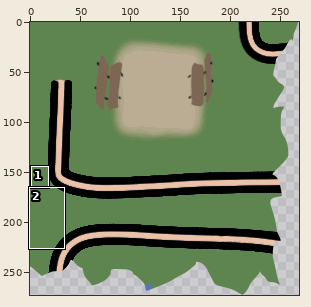
A sprite sheet gets an edit: images/Option1-0.png. The picture above shows the old version from afar; the outline marks the close-up.
Close-up. The starting point:
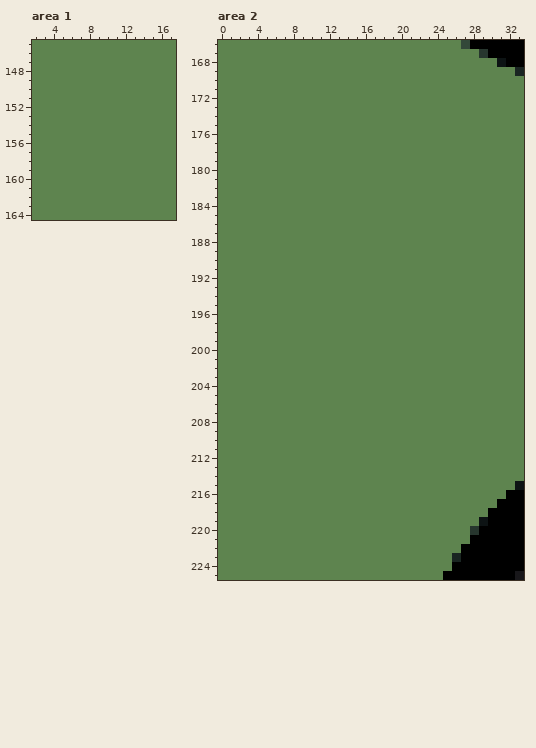
The file is 269x273 pixels. Pixels under 10% opacity are left out. Colours within 5 levels of each other are drawn and written as one. Shown: area 1: x 2..17, y 145..164; area 2: x 0..33, y 166..225. The commit also changed other parts of the picture, which this record leaves out.
After the commit:
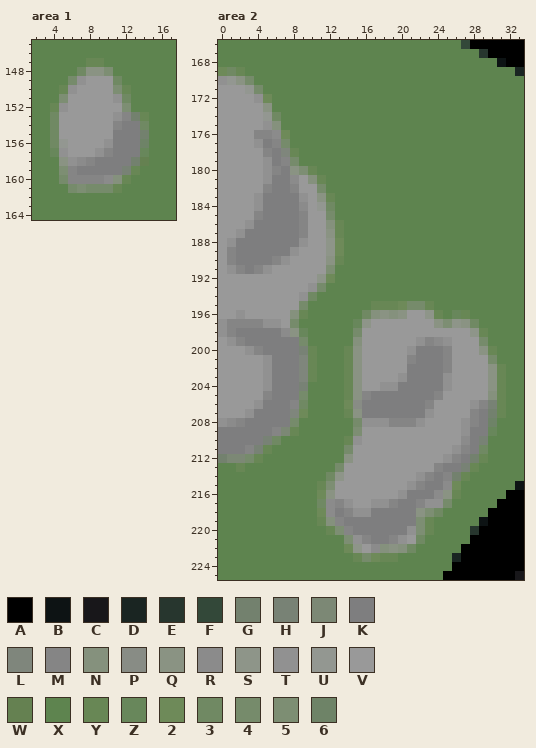
Palette (. is transparent): A #000000  B #0d1314  C #18171a  D #1a2522  E #27362e  F #334839  G #73816e  H #788275  J #7c8875  K #7e7e7f  L #7f867c  M #858585  N #85917d  P #888c85  Q #8a9383  R #8b8b8b  S #8e9589  T #919191  U #939791  V #999999  W #658151  X #5e844f  Y #688755  Z #68875b  2 #6e8a59  3 #708963  4 #768b6b  5 #7d8e73  6 #6e8367
The edit:
Changed rows in their new state; - is an unchanged pixel.
Area 1:
first column x 4:
147 ----YY-----
148 ---3QQ5----
149 --4TVVV3---
150 -YTVVVV5Y--
151 -5VVVVVT3--
152 YTVVVVVV5--
153 3VVVVVVTMGY
154 3VVVVVVMKK3
155 3VVVVVVKKKG
156 3UVVVVTKKK6
157 ZTVVVTMKKKZ
158 -QTRMKKKKGW
159 -5MKKKKKHY-
160 -4MMMMRNY--
161 --45444Y---
Area 2:
first column x 0:
169 23Y-----------------------------
170 TUQ4----------------------------
171 VVVU4---------------------------
172 VVVVT2--------------------------
173 VVVVVQ--------------------------
174 VVVVVU3-------------------------
175 VVVVVTN-------------------------
176 VVVVMMR2------------------------
177 VVVVTKM4------------------------
178 VVVVVMKLY-----------------------
179 VVVVVTKM4-----------------------
180 VVVVVTMKQ5Y---------------------
181 VVVVVTKKRVNY--------------------
182 VVVVVMKKMVV4--------------------
183 VVVVTKKKKTVQY-------------------
184 VVVVTKKKKRVU3-------------------
185 VVVVMKKKKMVV4-------------------
186 VVVTKKKKKMVVNY------------------
187 VVTKKKKKKMVVQY------------------
188 VTKKKKKKKTVVS2------------------
189 VMKKKKKKTVVVS2------------------
190 VMKKKKMTVVVVQY------------------
191 VTMKMTVVVVVV5-------------------
192 VVVVVVVVVVVS2-------------------
193 VVVVVVVVVVT4--------------------
194 VVVVVVVVVT3---------------------
195 VVVVVVVVV4-------YYY244Y--------
196 VVTVVVVVNY------3NQNQVVSY-ZY----
197 TMMMMTTV4------ZSVVVVVVVQ5SQ3---
198 TMKKKKKRQZ-----4VVVVVVVVVVVVSY--
199 VTMKKKKKK4-----NVVVVVVTMRTVVV4--
200 VVVTMKKKKHY---YQVVVVVTKKKMVVVQY-
201 VVVVVTKKKLY---YQVVVVVMKKKMVVVV4-
202 VVVVVTKKKLY---YQVVVVVKKKKMVVVVQY
203 VVVVVTKKKLY---YQVVVVTKKKKTVVVVQY
204 VVVVVTKKKH----YQVVTTKKKKKTVVVVQY
205 VVVVVMKKK4----YQMKKKKKKKMVVVVVNY
206 VVVVTKKKM3----2PKKKKKKKMVVVVTMHY
207 VVVTKKKKL2----YQKKKKKKKTVVVVMKGY
208 TRMKKKKK4------4TTTMMMTVVVVTMK6-
209 KKKKKKMJY------5VVVVVVVVVVVTKKZ-
210 KKKKKH3-------YTVVVVVVVVVVVRKH--
211 KKKMHY--------4VVVVVVVVVVVTMK3--
212 GJJ4Y---------QVVVVVVVVVVTMKGY--
213 --Y----------4VVVVVVVVVVMKKHY---
214 ------------3SVVVVVVVVTMKMGY----
215 -----------Y5VVVVVVVVTMKKR2-----
216 -----------2QVVVVVVVTKKKRQY-----
217 -----------3RMTVVTTMKKMTT4------
218 -----------2RKMTTKKKKKQ53-------
219 -----------YNMKKKKKKKK5Y--------
220 ------------Y5MKKKKKKT5Y--------
221 --------------5TMKKMTV3---------
222 --------------2SVRNQN3----------
223 ---------------Y42YY------------
Boxes around the changes in both close-ups, in picture pixels (x1, y1, x2, y2):
changed: (50, 58, 149, 193)
changed: (218, 67, 506, 562)
